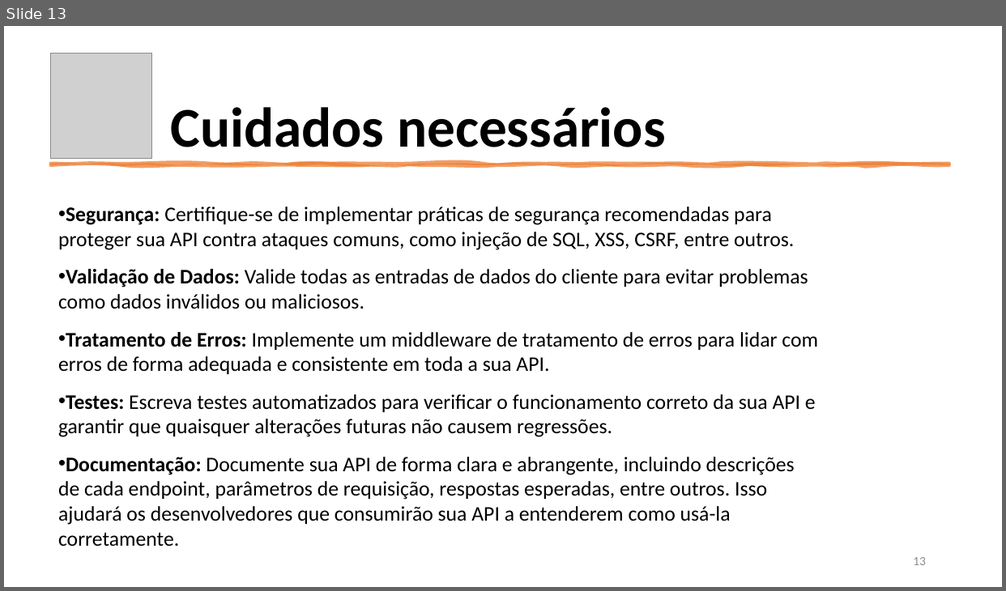
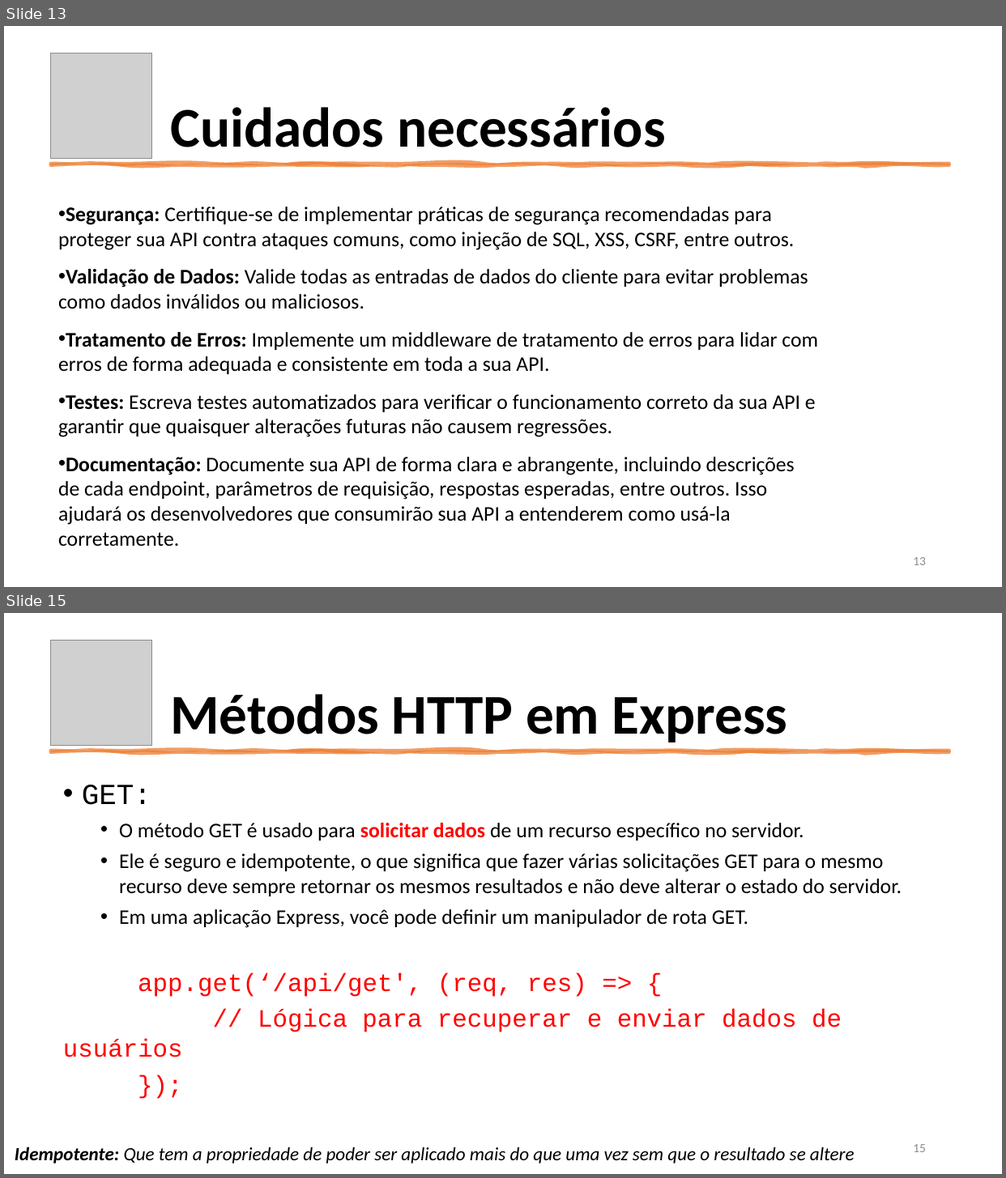
Before and after one commit to aclaytonbr/cursos, a slide deck: API/aulas/parte2/aula9/introducao_express.pptx. Shown one above the other, each under a label of ours: slide 13 before the commit, slides 13 and 15 after it; the slides between them are not shown. The pictures are 1006x591 and 1006x1178 pixels, drawn with LibreOffice and Linux fonts; fonts in the diff are those of the drawing; grey boxes stand for pictures. Boxes give left, top, right and bottom in pixels: in the first picture for what was removed or moved away, otherwise in the second. Text is boxed around its words. In the diff, an @@ line names an element or a change of style, - is before the commit and + after.

```diff
--- a/API/aulas/parte2/aula9/introducao_express.pptx
+++ b/API/aulas/parte2/aula9/introducao_express.pptx
@@ slide 15 added at [4,613,1002,1174], background #FFFFFF @@
@@ picture added at [51,640,152,746] @@
@@ title added at [170,694,788,747], 54 pt, text #000000, bold @@
+Métodos HTTP em Express
@@ freeform shape added at [51,751,949,752], fill #ED7D31 at 75% opacity, outline #ED7D31 3.5 pt @@
@@ text added at [63,785,901,1058], 20 pt, text #000000 @@
+• GET:
+  • O método GET é usado para solicitar dados de um recurso específico no servidor.
+  • Ele é seguro e idempotente, o que significa que fazer várias solicitações GET para o mesmo recurso deve sempre retornar os mesmos resultados e não deve alterar o estado do servidor.
+  • Em uma aplicação Express, você pode definir um manipulador de rota GET.
+app.get(‘/api/get', (req, res) => {
+// Lógica para recuperar e enviar dados de usuários
+});
@@ text added at [15,1147,854,1164], 18 pt, text #000000, italic @@
+Idempotente: Que tem a propriedade de poder ser aplicado mais do que uma vez sem que o resultado se altere
@@ page number added at [913,1144,926,1152], 12 pt, text #8C8C8C @@
+15
```
Also in this commit, not shown: 2 slides changed, 17 other slides added, 19 other files.
